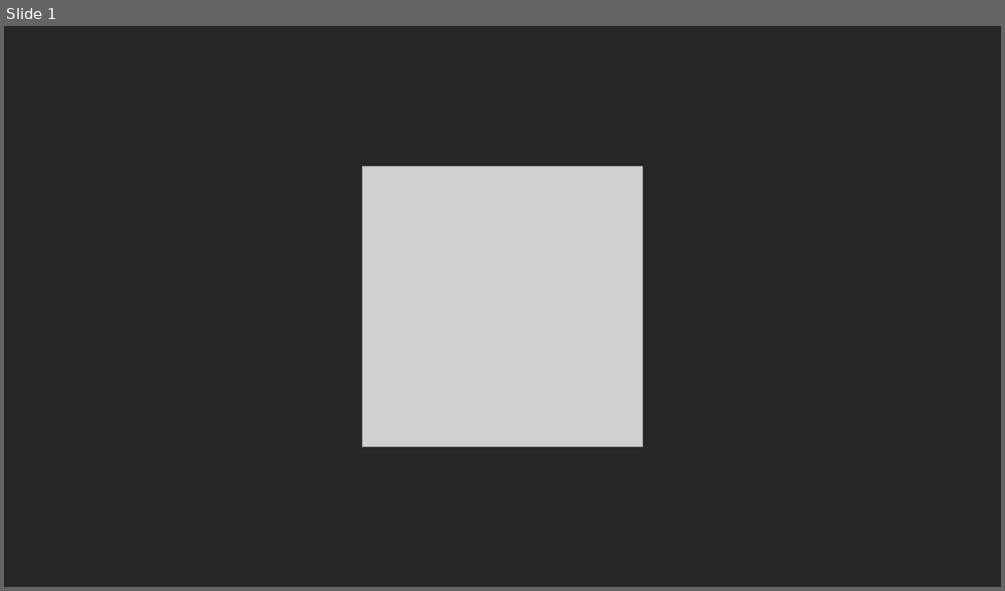
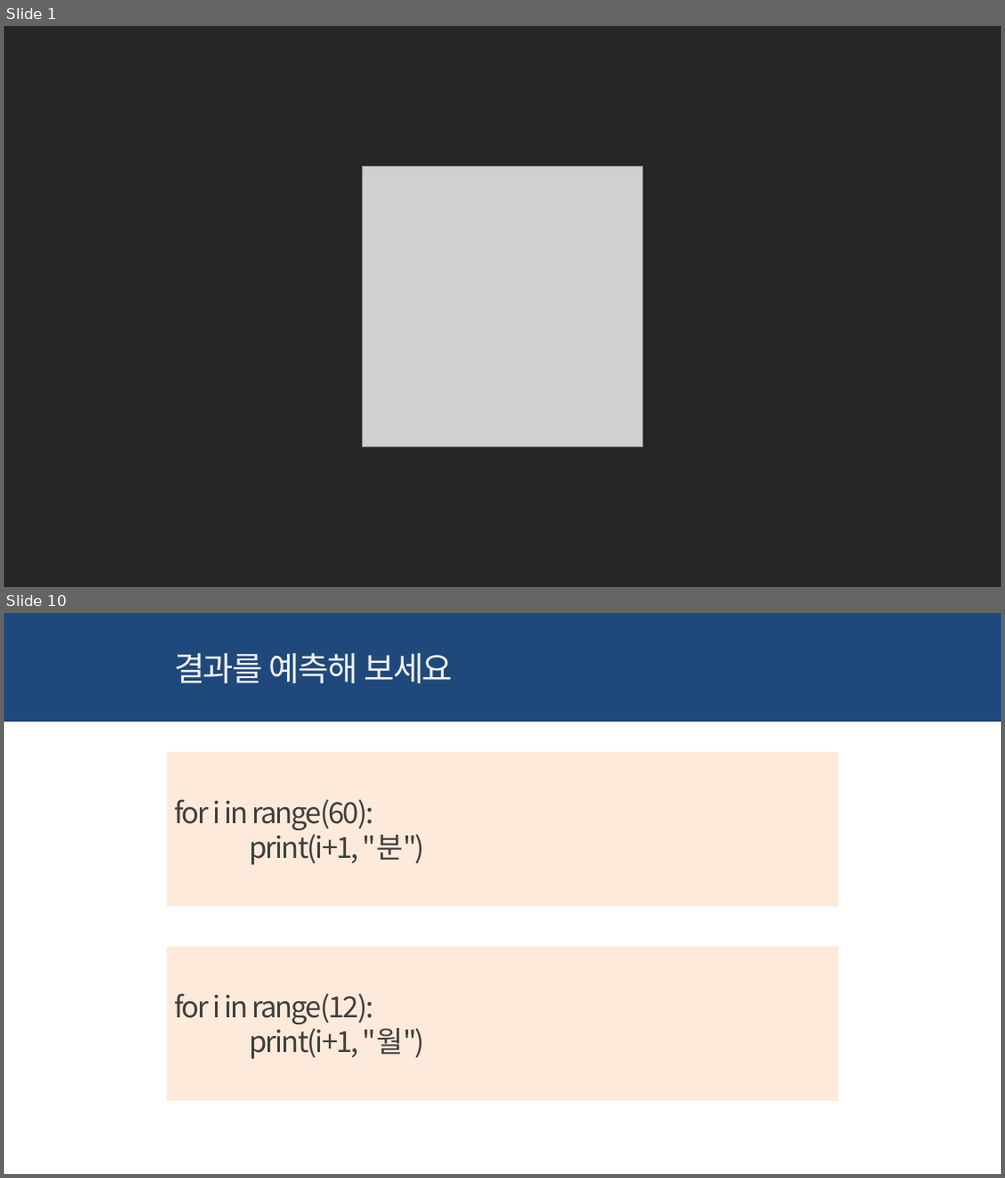
Before and after one commit to kwonkijun/python, a slide deck: 파이썬기초(PPT)/NEW_2021버전/파이썬 기초 8강_반복문.pptx. Shown one above the other, each under a label of ours: slide 1 before the commit, slides 1 and 10 after it; the slides between them are not shown. The pictures are 1005x591 and 1005x1178 pixels, drawn with LibreOffice and Linux fonts; fonts in the diff are those of the drawing; grey boxes stand for pictures. Boxes give left, top, right and bottom in pixels: in the first picture for what was removed or moved away, otherwise in the second. Text is boxed around its words. In the diff, an @@ line names an element or a change of style, - is before the commit and + after.

```diff
--- a/파이썬기초(PPT)/NEW_2021버전/파이썬 기초 8강_반복문.pptx
+++ b/파이썬기초(PPT)/NEW_2021버전/파이썬 기초 8강_반복문.pptx
@@ slide 10 added at box(4, 613, 1001, 1174), background #FFFFFF @@
@@ rectangle added at box(4, 613, 1001, 722), fill #1F497D @@
@@ text added at box(174, 653, 453, 683), 32 pt, text #F2F2F2 @@
+결과를 예측해 보세요
@@ rectangle added at box(167, 752, 839, 906), fill #FDEADA, 28 pt, text #404040 @@
+for i in range(60):
+print(i+1, "분")
@@ rectangle added at box(167, 947, 839, 1101), fill #FDEADA, 28 pt, text #404040 @@
+for i in range(12):
+print(i+1, "월")
```
Also in this commit, not shown: 22 other slides added, 16 slides removed, 6 other files.
